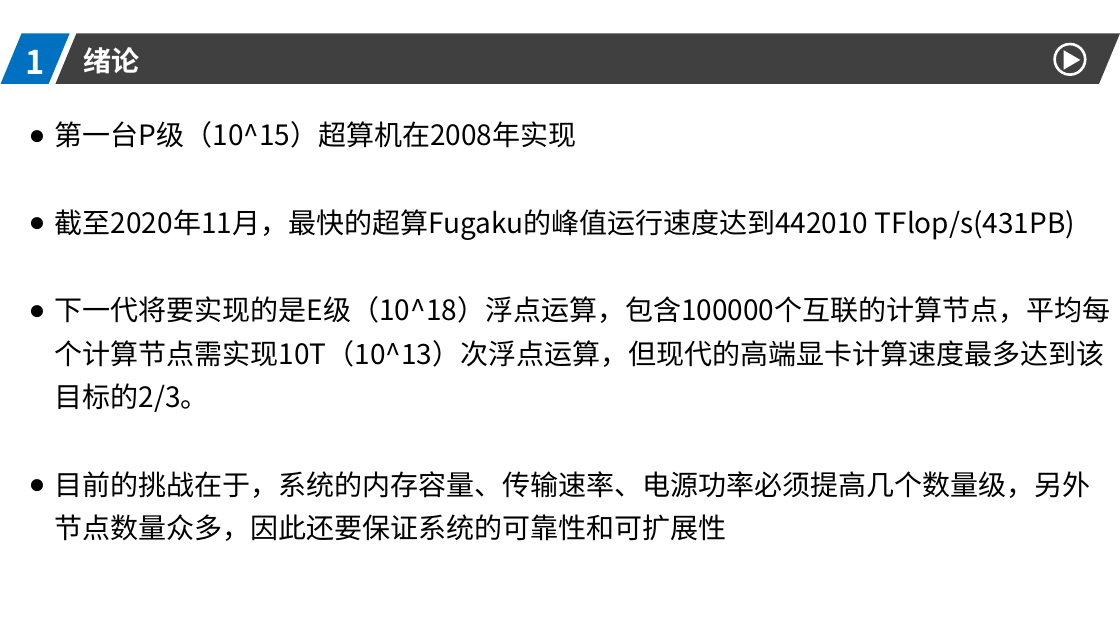
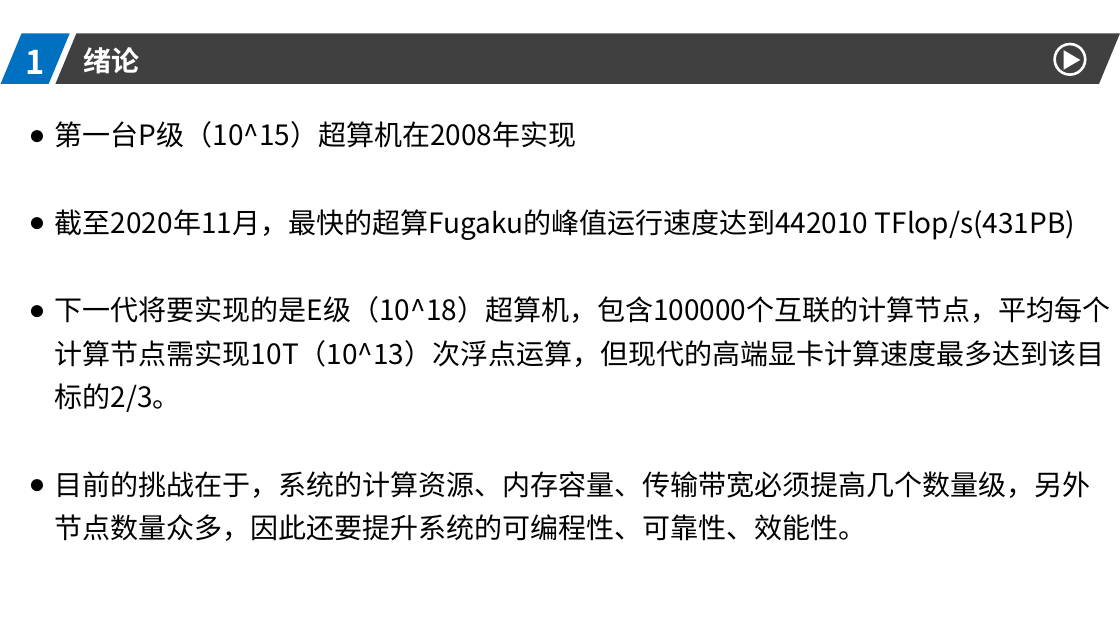
Before and after one commit to DO-MINATOR/buaa, a slide deck: slide 2 of 高性能计算机/高性能.pptx. Drawn at 1120x630 pixels with LibreOffice and Linux fonts; fonts in the diff are those of the drawing. Boxes give left, top, right and bottom in pixels: in the first picture for what was removed or moved away, otherwise in the second. Text is boxed around its words. In the diff, an @@ line names an element or a change of style, - is before the commit and + after.

```diff
--- a/高性能计算机/高性能.pptx
+++ b/高性能计算机/高性能.pptx
@@ text at [55,296,1110,541]: text changed @@
-● 下一代将要实现的是E级（10^18）浮点运算，包含100000个互联的计算节点，平均每个计算节点需实现10T（10^13）次浮点运算，但现代的高端显卡计算速度最多达到该目标的2/3。
-● 目前的挑战在于，系统的内存容量、传输速率、电源功率必须提高几个数量级，另外节点数量众多，因此还要保证系统的可靠性和可扩展性
+● 下一代将要实现的是E级（10^18）超算机，包含100000个互联的计算节点，平均每个计算节点需实现10T（10^13）次浮点运算，但现代的高端显卡计算速度最多达到该目标的2/3。
+● 目前的挑战在于，系统的计算资源、内存容量、传输带宽必须提高几个数量级，另外节点数量众多，因此还要提升系统的可编程性、可靠性、效能性。
```
Also in this commit, not shown: 8 other slides changed.
